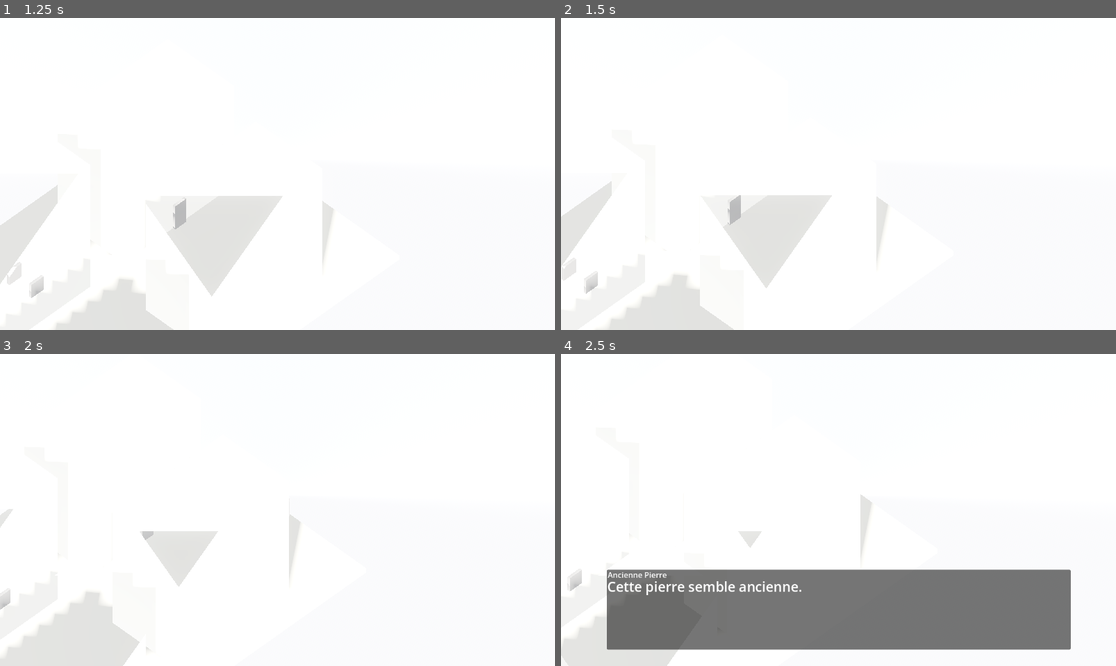
Above: before the commit, frames 1-4 (two rows, left to right).
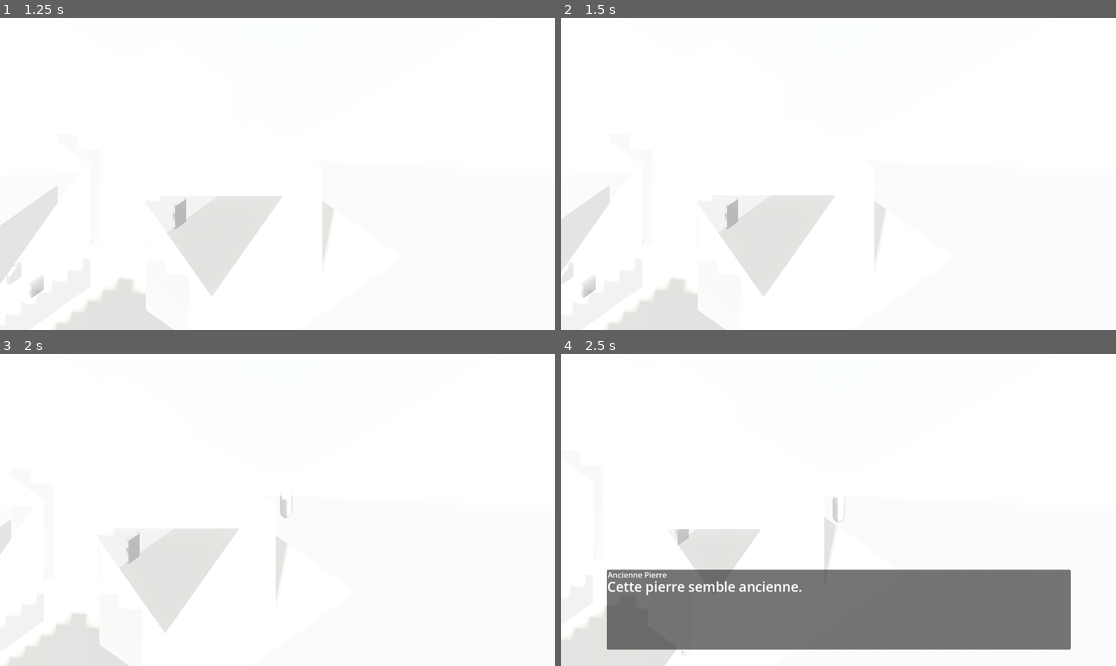
Above: after the commit, the same moments.

Repository: sillpct/lagoutte
Game: Godot game, scene res://scenes/main/main.tscn
Two runs of this game, one before a commit and one after it. Both use one fixed random seed, a clock stepped at 60 frames per second and the inputs below.
Inputs (mouse positions are in pixels of both pictures, inside the frame that each line leads up to):
- Up to frame 1 (1.25 s): click "Nouvelle Partie" at 0.5 s
- Up to frame 2 (1.5 s): tap Enter (ui_accept) at 1.25 s; move the mouse to (960, 158) at 1.27 s; hold Right (ui_right) from 1.28 s (still down); hold T (end_turn) from 1.28 s (still down); click (960, 158) at 1.42 s
- Up to frame 3 (2 s): keep holding Right (ui_right); keep holding T (end_turn); tap Enter (ui_accept) at 1.52 s
- Up to frame 4 (2.5 s): move the mouse to (727, 525) at 2.02 s; release Right (ui_right) at 2.03 s; release T (end_turn) at 2.03 s; hold Down (ui_down) from 2.03 s (still down); tap E (interact) at 2.1 s; tap Enter (ui_accept) at 2.27 s

Frame 1 is identical in both runs. In frame 2, 1.1% of the frame differs, in the area x 0-59%, y 52-100%; in frame 3, 3.7%, in the area x 0-55%, y 45-100%; in frame 4, 1.9%.

Commit message:
Update player.gd

Diff:
--- a/scenes/entities/player.gd
+++ b/scenes/entities/player.gd
@@ -29,15 +29,30 @@
 		move_and_slide()
 		return
 
+	var input_x := 0.0
+	var input_y := 0.0
+	if Input.is_action_pressed("ui_up"):
+		input_y += 1.0
+	if Input.is_action_pressed("ui_down"):
+		input_y -= 1.0
+	if Input.is_action_pressed("ui_left"):
+		input_x -= 1.0
+	if Input.is_action_pressed("ui_right"):
+		input_x += 1.0
+
 	var input_dir := Vector3.ZERO
-	if Input.is_action_pressed("ui_up"):
-		input_dir.z -= 1
-	if Input.is_action_pressed("ui_down"):
-		input_dir.z += 1
-	if Input.is_action_pressed("ui_left"):
-		input_dir.x -= 1
-	if Input.is_action_pressed("ui_right"):
-		input_dir.x += 1
+	var camera := get_viewport().get_camera_3d()
+	if camera != null:
+		var camera_forward := -camera.global_transform.basis.z
+		camera_forward.y = 0.0
+		camera_forward = camera_forward.normalized()
+		var camera_right := camera.global_transform.basis.x
+		camera_right.y = 0.0
+		camera_right = camera_right.normalized()
+		input_dir = (camera_forward * input_y) + (camera_right * input_x)
+	else:
+		input_dir = Vector3(input_x, 0.0, -input_y)
+
 	input_dir = input_dir.normalized()
 	velocity.x = input_dir.x * move_speed
 	velocity.z = input_dir.z * move_speed
